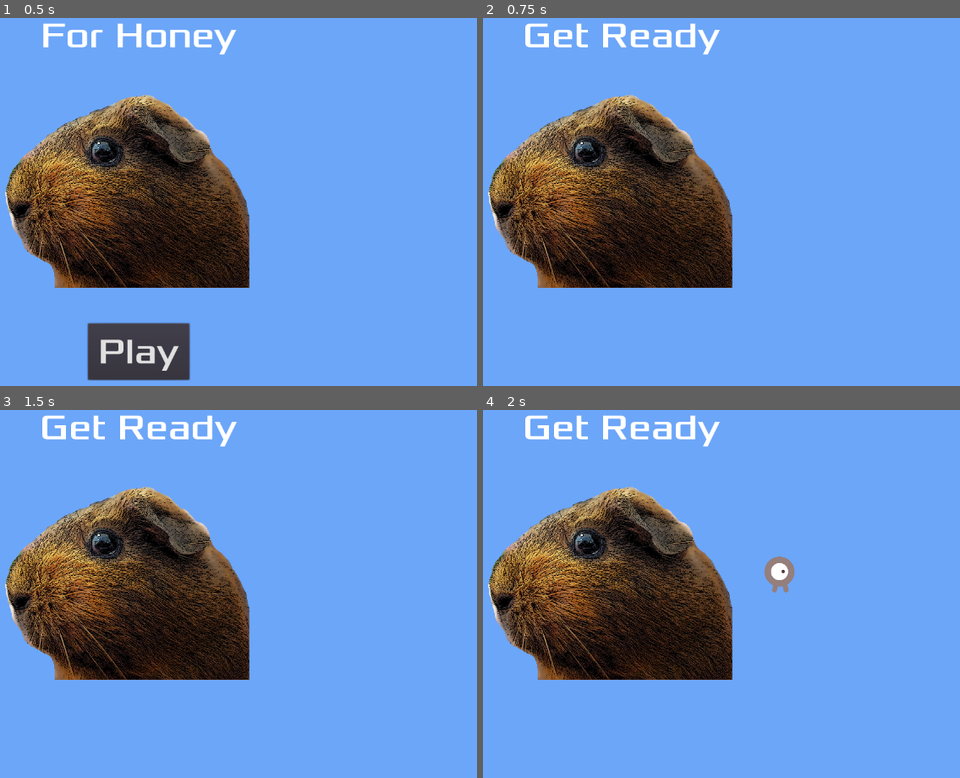
Above: before the commit, frames 1-4 (two rows, left to right).
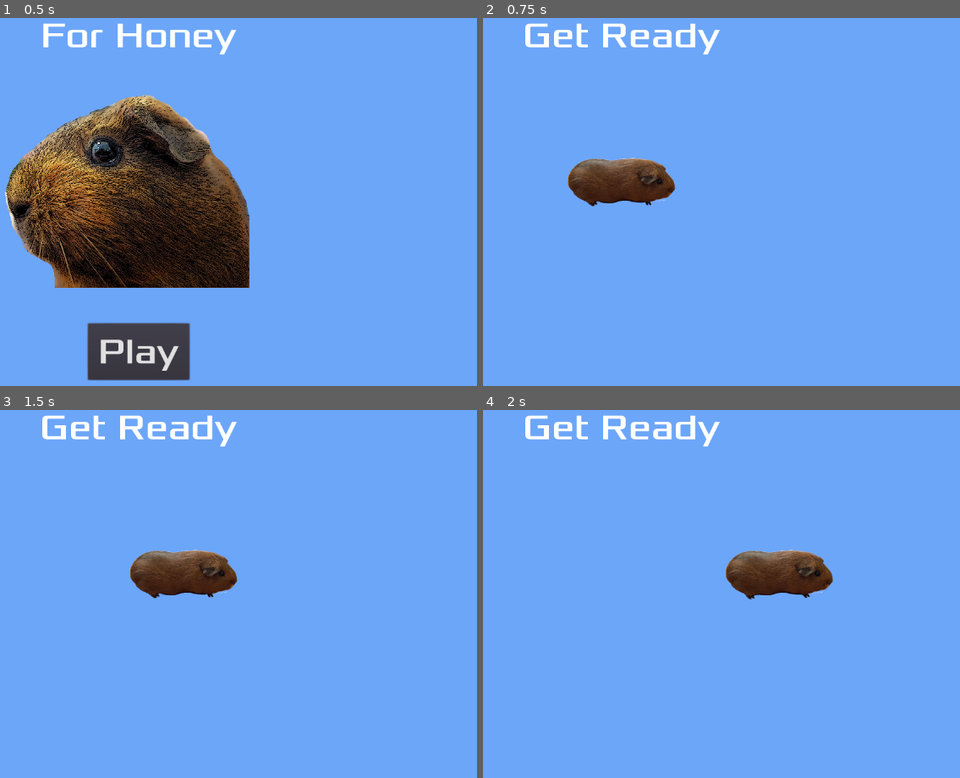
Above: after the commit, the same moments.

Repository: bristol-pride-game-jam/Honey
Game: Godot game, scene res://Main.tscn
The game is run twice, just before and just after one commit, with the same random seed, the same clock (stepped at 60 frames per second) and the same inputs.
Inputs:
- Up to frame 1 (0.5 s): no input
- Up to frame 2 (0.75 s): click "Play" at 0.5 s
- Up to frame 3 (1.5 s): tap Enter at 1.25 s; hold Right (ui_right) from 1.28 s (still down)
- Up to frame 4 (2 s): keep holding Right (ui_right)

Frame 1 is identical in both runs. In frame 2, 20% of the frame differs, in the area x 1-53%, y 20-74%; in frame 3, 20%; in frame 4, 23%, in the area x 1-74%, y 20-74%.

Commit message:
Added (very) basic animation

Diff:
--- a/HUD.gd
+++ b/HUD.gd
@@ -16,8 +16,9 @@
 	yield($MessageTimer, "timeout")
 
 
-	$MessageLabel.text = "Dodge the\nCreeps!"
+	$MessageLabel.text = "For Honey"
 	$MessageLabel.show()
+	$Logo.show()
 
 	# Wait 1 second before showing the start button
 	yield(get_tree().create_timer(1), 'timeout')
@@ -26,6 +27,7 @@
 # When the start button is pressed
 func _on_StartButton_pressed():
 	$StartButton.hide()
+	$Logo.hide()
 	emit_signal("start_game")
 
 # When the message timeout expires (one shot)
--- a/HUD.tscn
+++ b/HUD.tscn
@@ -50,7 +50,7 @@
 wait_time = 2.0
 one_shot = true
 
-[node name="Sprite" type="Sprite" parent="."]
+[node name="Logo" type="Sprite" parent="."]
 position = Vector2( 579.492, 414.975 )
 scale = Vector2( 0.4, 0.4 )
 texture = ExtResource( 3 )
--- a/Player.gd
+++ b/Player.gd
@@ -40,16 +40,12 @@
 	position.x = clamp(position.x, 0, screen_size.x)
 	position.y = clamp(position.y, 0, screen_size.y)
 
-	# Choose the correct animation based on whether we are going vertical or horizontal
-	# Flips the sprite based on which direction we are going
+	# Flips the sprite based on which direction it is going
 	if velocity.x != 0:
 	    $AnimatedSprite.animation = "right"
 	    $AnimatedSprite.flip_v = false
 	    # See the note below about boolean assignment
 	    $AnimatedSprite.flip_h = velocity.x < 0
-	elif velocity.y != 0:
-	    $AnimatedSprite.animation = "up"
-	    $AnimatedSprite.flip_v = velocity.y > 0
 
 func _on_Player_body_entered(body):
 	hide()  # Player disappears after being hit.
--- a/Player.tscn
+++ b/Player.tscn
@@ -1,10 +1,8 @@
-[gd_scene load_steps=8 format=2]
+[gd_scene load_steps=6 format=2]
 
 [ext_resource path="res://Player.gd" type="Script" id=1]
-[ext_resource path="res://art/playerGrey_walk1.png" type="Texture" id=2]
-[ext_resource path="res://art/playerGrey_walk2.png" type="Texture" id=3]
-[ext_resource path="res://art/playerGrey_up1.png" type="Texture" id=4]
-[ext_resource path="res://art/playerGrey_up2.png" type="Texture" id=5]
+[ext_resource path="res://art/right_1.png" type="Texture" id=2]
+[ext_resource path="res://art/right_2.png" type="Texture" id=3]
 
 [sub_resource type="SpriteFrames" id=1]
 animations = [ {
@@ -12,16 +10,10 @@
 "loop": true,
 "name": "right",
 "speed": 5.0
-}, {
-"frames": [ ExtResource( 4 ), ExtResource( 5 ) ],
-"loop": true,
-"name": "up",
-"speed": 5.0
 } ]
 
-[sub_resource type="CapsuleShape2D" id=2]
-radius = 11.2203
-height = 17.2367
+[sub_resource type="RectangleShape2D" id=2]
+extents = Vector2( 39.13, 24.3542 )
 
 [node name="Player" type="Area2D"]
 script = ExtResource( 1 )
@@ -29,7 +21,8 @@
 [node name="AnimatedSprite" type="AnimatedSprite" parent="."]
 scale = Vector2( 0.5, 0.5 )
 frames = SubResource( 1 )
-animation = "up"
+animation = "right"
+frame = 1
 
 [node name="CollisionShape2D" type="CollisionShape2D" parent="."]
 scale = Vector2( 2.41847, 1.70674 )
Not shown, added: art/frame_one.png.import
Not shown, added: art/left_1.png.import
Binary file added: art/right_1.png
Not shown, added: art/right_1.png.import
Binary file added: art/right_2.png
Not shown, added: art/right_2.png.import
